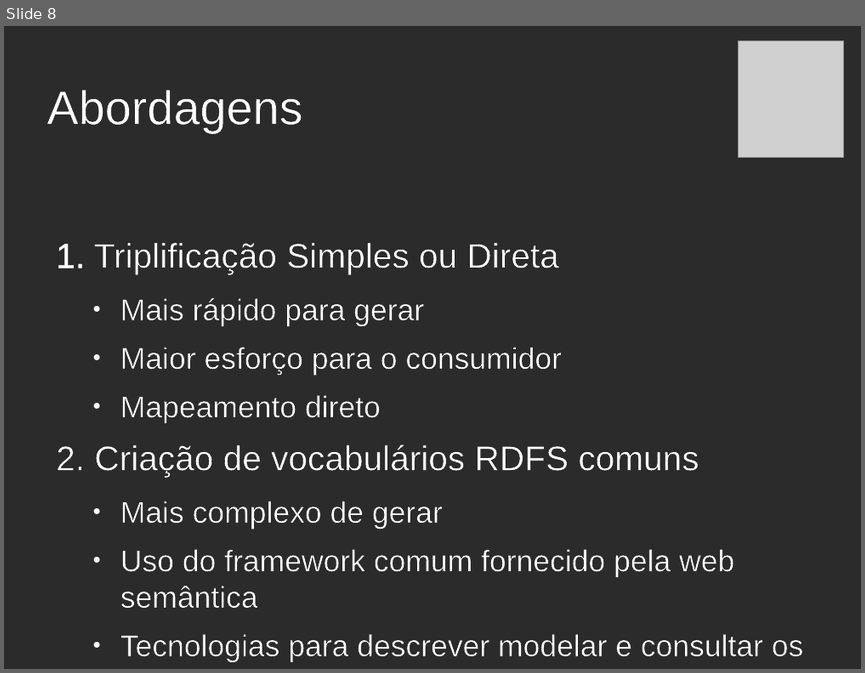
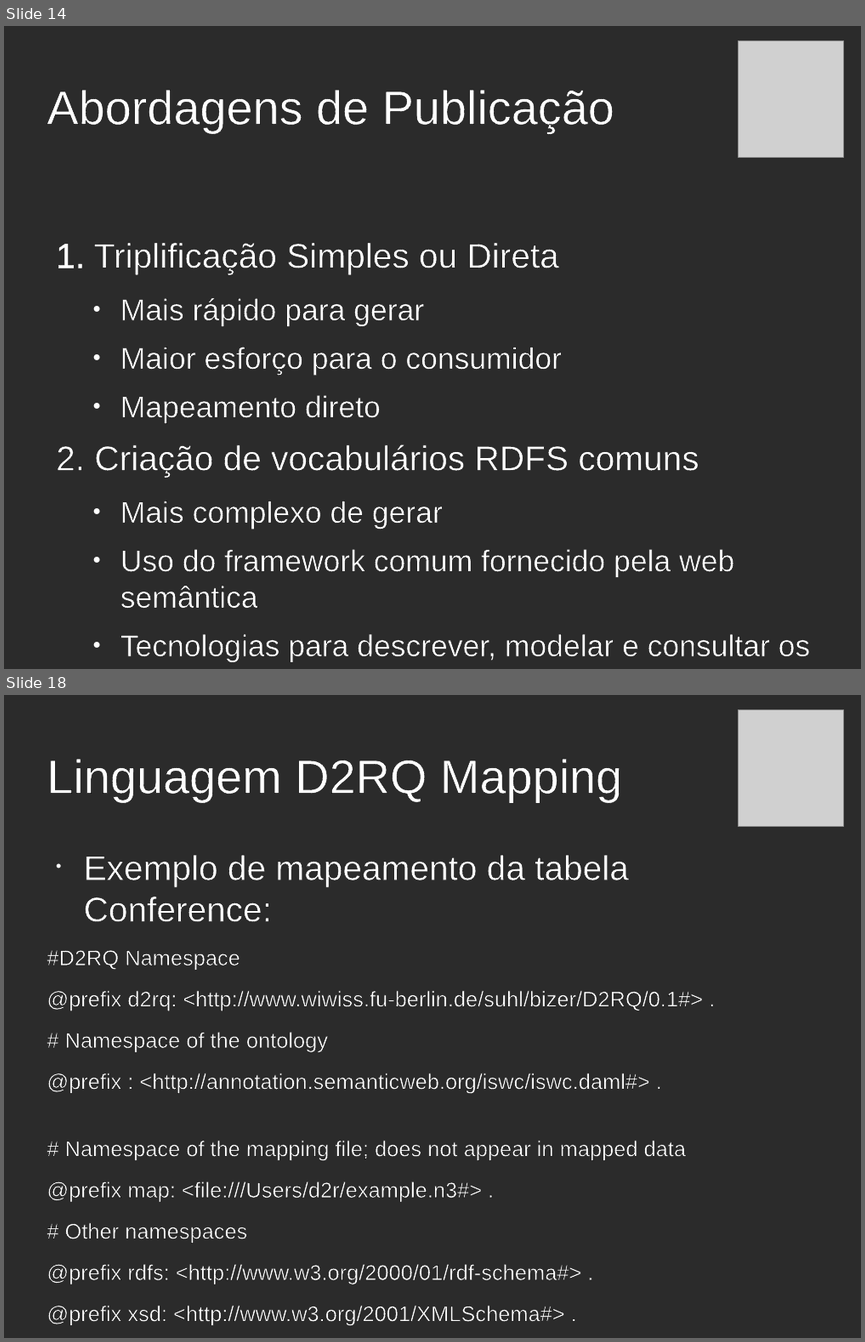
Before and after one commit to luiseufrasio/mestrado-ufc-eufrasio, a slide deck: docs/Pre-proposta.odp. Shown one above the other, each under a label of ours: slide 8 before the commit, slides 14 and 18 after it; the slides between them are not shown. The pictures are 865x673 and 865x1342 pixels, drawn with LibreOffice and Linux fonts; fonts in the diff are those of the drawing; grey boxes stand for pictures; background and template pictures are left out; a plain dark background stands for a picture behind light text. Boxes give left, top, right and bottom in pixels: in the first picture for what was removed or moved away, otherwise in the second. Text is boxed around its words. In the diff, an @@ line names an element or a change of style, - is before the commit and + after.

```diff
--- a/docs/Pre-proposta.odp
+++ b/docs/Pre-proposta.odp
@@ slide 18 added at (x1=4, y1=695, x2=861, y2=1338), background picture (left out) @@
@@ picture added at (x1=738, y1=710, x2=844, y2=827) @@
@@ title added at (x1=46, y1=759, x2=622, y2=801), 44 pt, text #FFFFFF @@
+Linguagem D2RQ Mapping
@@ text added at (x1=46, y1=855, x2=703, y2=1325), 20 pt, text #FFFFFF @@
+• Exemplo de mapeamento da tabela Conference:
+#D2RQ Namespace
+@prefix d2rq: <http://www.wiwiss.fu-berlin.de/suhl/bizer/D2RQ/0.1#> .
+# Namespace of the ontology
+@prefix : <http://annotation.semanticweb.org/iswc/iswc.daml#> .
+# Namespace of the mapping file; does not appear in mapped data
+@prefix map: <file:///Users/d2r/example.n3#> .
+# Other namespaces
+@prefix rdfs: <http://www.w3.org/2000/01/rdf-schema#> .
+@prefix xsd: <http://www.w3.org/2001/XMLSchema#> .
@@ what was slide 8 is now slide 14 @@
@@ slide 14 changed as well @@
@@ title at (x1=46, y1=90, x2=614, y2=132): text changed @@
-Abordagens
+Abordagens de Publicação
@@ text at (x1=120, y1=634, x2=811, y2=662): text changed @@
-  ● Tecnologias para descrever modelar e consultar os dados
+  ● Tecnologias para descrever, modelar e consultar os dados
```
Also in this commit, not shown: 4 other slides changed, 46 other slides added, 1 slide removed, 1 other file.
